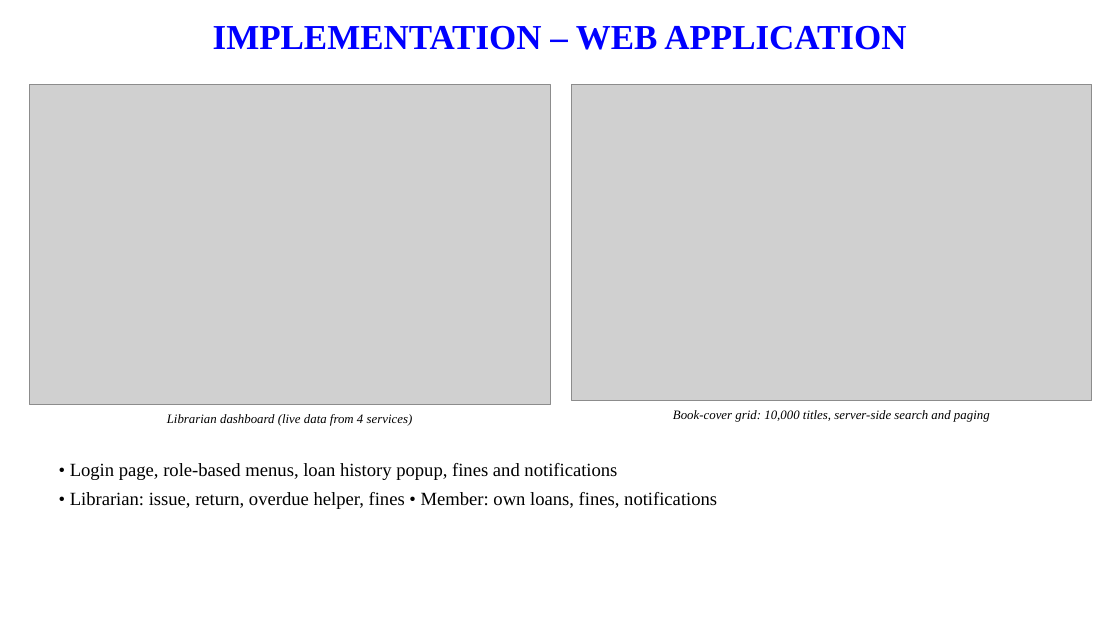
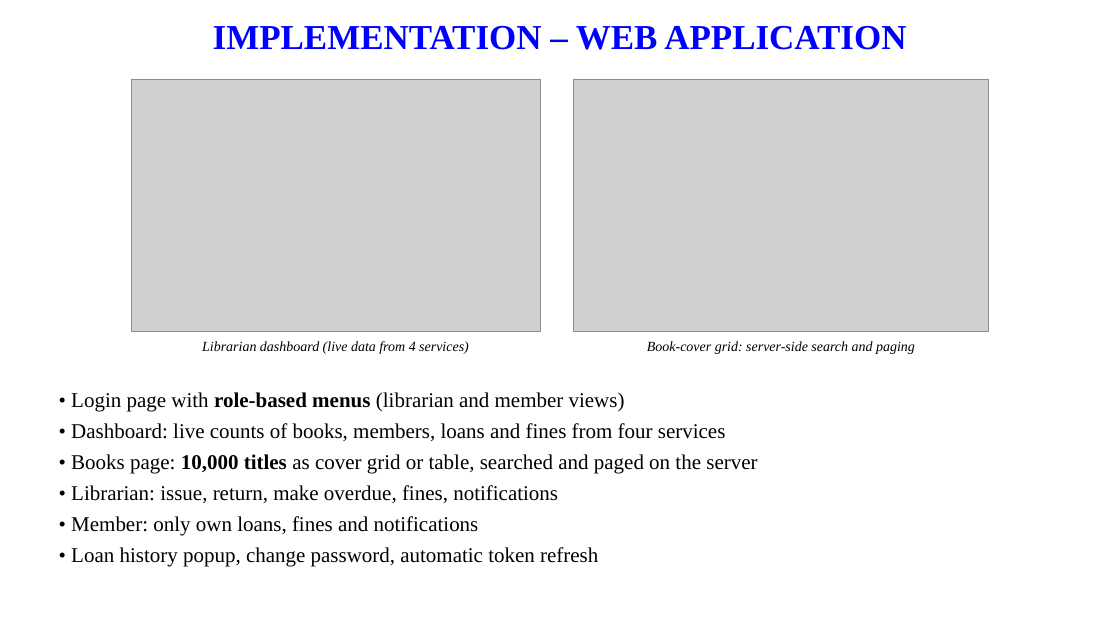
Before and after one commit to manasakrishnakumar/Online-library-management-system, a slide deck: slide 10 of report/Online_Library_Management_System_Presentation.pptx (slide 11 before the commit). Drawn at 1120x630 pixels with LibreOffice and Linux fonts; fonts in the diff are those of the drawing; grey boxes stand for pictures; background and template pictures are left out. Boxes give left, top, right and bottom in pixels: in the first picture for what was removed or moved away, otherwise in the second. Text is boxed around its words. In the diff, an @@ line names an element or a change of style, - is before the commit and + after.

```diff
--- a/report/Online_Library_Management_System_Presentation.pptx
+++ b/report/Online_Library_Management_System_Presentation.pptx
@@ picture: place and size @@
-picture at <box>29,84,550,405</box>
+picture at <box>131,80,540,332</box>
@@ picture: place and size @@
-picture at <box>571,84,1092,401</box>
+picture at <box>574,80,989,332</box>
@@ text "Librarian dashboard (live data from ...": place and size @@
-text "Librarian dashboard (live data from ..." at <box>167,414,413,426</box>
+text "Librarian dashboard (live data from ..." at <box>202,341,469,354</box>
@@ text "Librarian dashboard (live data from ..." at <box>202,341,469,354</box>: size 11 to 12 pt @@
@@ text at <box>647,341,915,354</box>: text changed; size 11 to 12 pt @@
-Book-cover grid: 10,000 titles, server-side search and paging
+Book-cover grid: server-side search and paging
@@ text at <box>71,392,757,567</box>: text changed; size 16 to 18 pt @@
-• Login page, role-based menus, loan history popup, fines and notifications
-• Librarian: issue, return, overdue helper, fines • Member: own loans, fines, notifications
+• Login page with role-based menus (librarian and member views)
+• Dashboard: live counts of books, members, loans and fines from four services
+• Books page: 10,000 titles as cover grid or table, searched and paged on the server
+• Librarian: issue, return, make overdue, fines, notifications
+• Member: only own loans, fines and notifications
+• Loan history popup, change password, automatic token refresh
```
Also in this commit, not shown: 17 other slides changed, 1 slide added, 1 slide removed, 11 other files.
